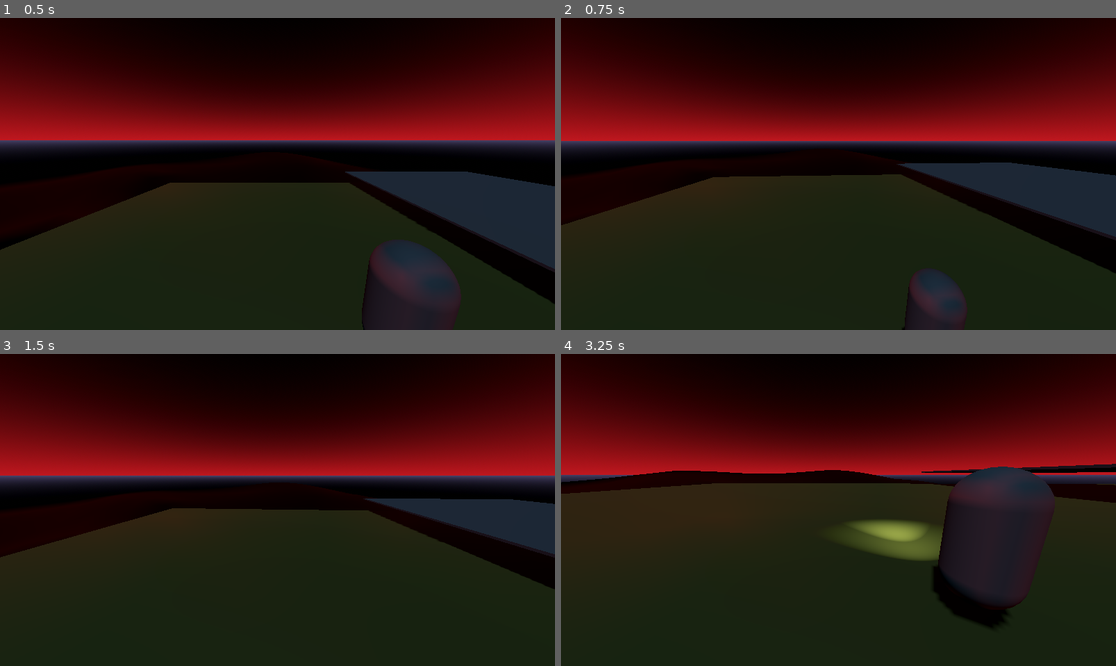
Above: before the commit, frames 1-4 (two rows, left to right).
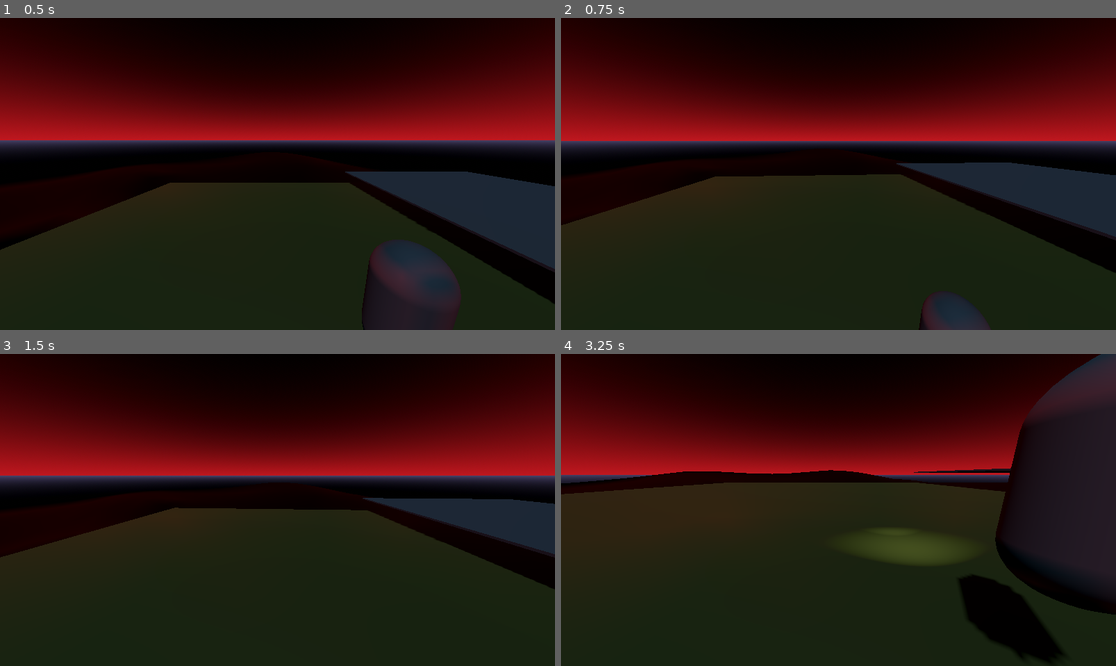
Above: after the commit, the same moments.

Repository: MrBalls426/spoopy
Game: Godot game, scene res://levels/test.tscn
The game is run twice, just before and just after one commit, with the same random seed, the same clock (stepped at 60 frames per second) and the same inputs.
Inputs (mouse positions are in pixels of both pictures, inside the frame that each line leads up to):
- Up to frame 1 (0.5 s): no input
- Up to frame 2 (0.75 s): move the mouse to (866, 174) at 0.52 s; hold W (fly_forward) from 0.53 s (still down); hold C (Drone_return) from 0.53 s (still down)
- Up to frame 3 (1.5 s): keep holding W (fly_forward); tap Space (jump) at 0.77, 1.07 s; tap V (FreeCam) at 0.8, 1.35 s; move the mouse to (249, 510) at 1.27 s; release C (Drone_return) at 1.28 s
- Up to frame 4 (3.25 s): keep holding W (fly_forward); tap Space (jump) at 1.52, 1.55, 1.82, 2.1, 3.02 s; move the mouse to (849, 503) at 2.02 s; hold C (Drone_return) 2.03-2.78 s; move the mouse to (832, 516) at 2.77 s; tap C (Drone_return) at 2.85 s; tap V (FreeCam) at 3.05 s

Frame 1 is identical in both runs. In frame 2, 1.0% of the frame differs, in the area x 0-100%, y 46-100%; in frame 3, less than 0.1%; in frame 4, 13%, in the area x 0-100%, y 0-99%.

Commit message:
idk what i did tbh

Diff:
--- a/Characters/character.gd
+++ b/Characters/character.gd
@@ -12,44 +12,48 @@
 func _ready() -> void:
 	pass
 
+
 func _physics_process(delta: float) -> void:
 	handle_camera_rotation()
+	var input_dir : Vector2
+	var direction := (transform.basis * Vector3(-input_dir.y, 0, -input_dir.x)).normalized()
 	if FreeCamToggle == false:
-		var input_dir := Input.get_vector("forward", "back", "left", "right")
-		var direction := (transform.basis * Vector3(-input_dir.y, 0, -input_dir.x)).normalized()
+		input_dir = Input.get_vector("forward", "back", "left", "right")
 
 
-		if not is_on_floor():
-			if velocity.y >= 0:
-				velocity.y -= gravity * delta
-			else:
-				velocity.y -= gravity * delta * fall_multiplier
 
-		if direction:
-			velocity.x = direction.x * SPEED
-			velocity.z = direction.z * SPEED
+	if not is_on_floor():
+		if velocity.y >= 0:
+			velocity.y -= gravity * delta
 		else:
-			velocity.x = move_toward(velocity.x, 0, SPEED)
-			velocity.z = move_toward(velocity.z, 0, SPEED)
+			velocity.y -= gravity * delta * fall_multiplier
+
+	if direction:
+		velocity.x = direction.x * SPEED
+		velocity.z = direction.z * SPEED
+	else:
+		velocity.x = move_toward(velocity.x, 0, SPEED)
+		velocity.z = move_toward(velocity.z, 0, SPEED)
 
 
-		if Input.is_action_just_pressed("jump") and is_on_floor():
-			velocity.y = sqrt(jump_height * 2.0 * gravity)
+	if Input.is_action_just_pressed("jump") and is_on_floor() and not FreeCamToggle:
+		velocity.y = sqrt(jump_height * 2.0 * gravity)
 
-		move_and_slide()
+	move_and_slide()
+
 
 func _input(event: InputEvent) -> void:
 	if event.is_action_pressed("FreeCam"):
-		FreeCamToggle = true
+		FreeCamToggle = !FreeCamToggle
 
-	if event.is_action_pressed("Drone_return"):
-		FreeCamToggle = false
 
 	if event is InputEventMouseMotion:
 		if Input.mouse_mode == Input.MOUSE_MODE_CAPTURED:
 			mouse_motion = -event.relative * 0.001
 	if event.is_action_pressed("ui_cancel"):
 		Input.mouse_mode = Input.MOUSE_MODE_VISIBLE
+	if Input.mouse_mode != Input.MOUSE_MODE_CAPTURED and event is InputEventMouseButton:
+		Input.mouse_mode = Input.MOUSE_MODE_CAPTURED
 
 func handle_camera_rotation() -> void:
 	rotate_y(mouse_motion.x)
